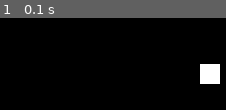
Above: before the commit, frame 1.
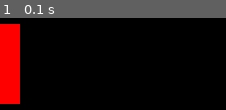
Above: after the commit, the same moment.

Repository: ediw8311xht/PygamePong
Game: pygame game, started from GAME.py
Two runs of this game, one before a commit and one after it. Both use one fixed random seed, a clock stepped at 60 frames per second and the inputs below.
Inputs:
- Up to frame 1 (0.1 s): no input

The runs differ from the first frame. In frame 1, 9.6% of the frame differs, in the area x 0-98%, y 6-94%.

Commit message:
Added basic game, paddle stuff

Diff:
--- a/abcd.py
+++ b/GAME.py
@@ -22,22 +22,47 @@
         length = len(pixels)
         drawn_pixels = 0 #number of pixels drawn successfully
         for i in range(0, length):
-            if self.draw_pixel(pixels[i][0], pixels[i][1], rgbs_colors[i]):
-                draw_pixels += 1
+            if self.draw_pixel(pixels[i][0], pixels[i][1], rgb_colors[i]):
+                drawn_pixels += 1
         return drawn_pixels
 
+class Game(object):
 
-class Game(object):
+    paddle_colors = [(255, 0, 0), (0, 255, 0)]
+    board_color = (0, 0, 0)
+
     def __init__(self, width, height, pixel_size=20):
+        #DEFAULT SETTERS
         self.width = width
         self.height = height
+        self.screen_object = Screen(width, height, pixel_size)
         self.pixel_size = pixel_size
+
+        #PADDLE SETTING MAGIC
+        self.paddle_size = max(1, int(height * 0.2))
+        temp_var1 = int((height - self.paddle_size) / 2)
+        self.paddle_positions = [(0, temp_var1), (width - 1, temp_var1)]
+
+    def move_paddle(self, paddle_n, up_down):
+        if up_down == "UP":
+            self.paddle_positions[paddle_n][1] = min(0, paddle_positions[paddle_n][1] - 1)
+        else:
+            self.paddle_positoins[paddle_n][1] = max(self.height - 1, paddle_positions[paddle_n][1] + 1)
+    def draw_paddle(self, paddle_n, rgb_color="default"):
+        if rgb_color == "default":
+            rgb_color = self.paddle_colors[paddle_n]
+        elif rgb_color == "erase":
+            rgb_color = self.board_color
+        p_n = self.paddle_positions[paddle_n]
+        t_pixels = [(p_n[0], p_n[1] + x) for x in range(0, self.paddle_size)]
+        t_colors = [rgb_color] * self.paddle_size
+        self.screen_object.draw_n_pixels(t_pixels, t_colors)
 
 
 if __name__ == "__main__":
     pygame.init()
-    a = Screen(20, 20, 20)
-    a.draw_pixel(10, 10, (255, 255, 255))
+    GAME = Game(20, 20)
+    GAME.draw_paddle(0)
     while True:
         for event in pygame.event.get():
             if event.type == QUIT:
